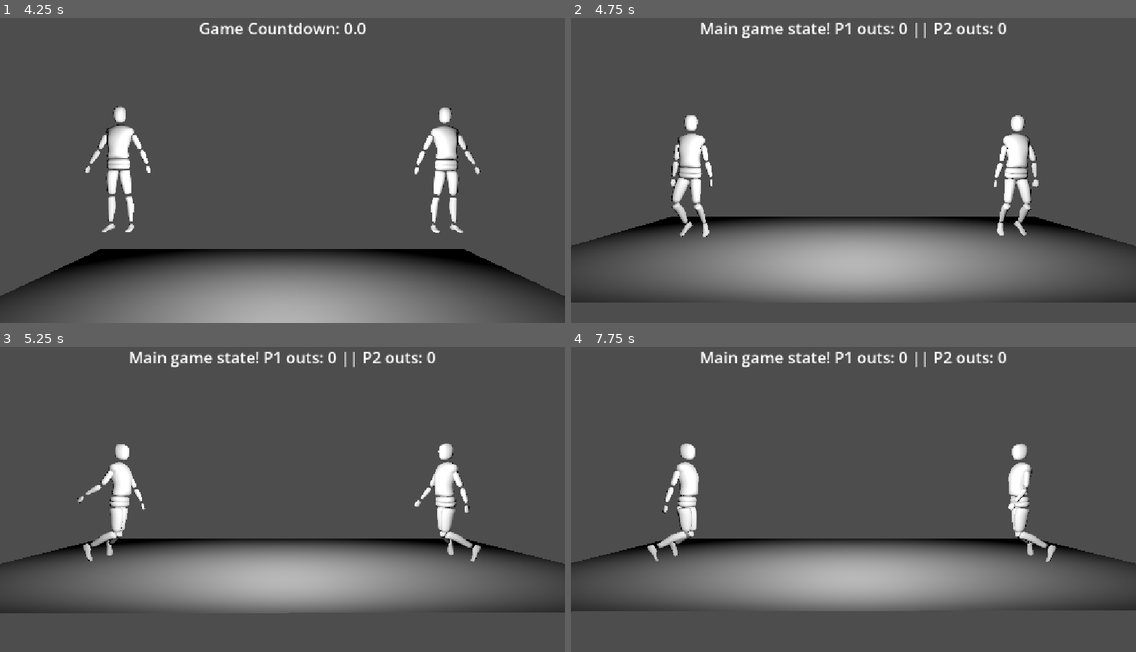
Above: before the commit, frames 1-4 (two rows, left to right).
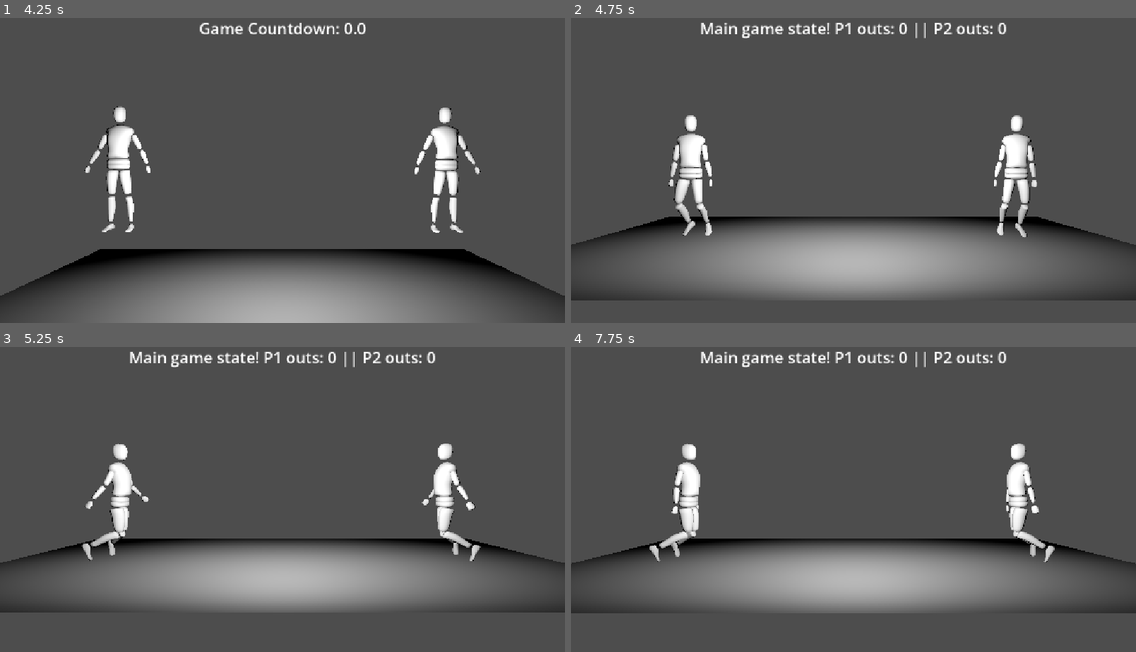
Above: after the commit, the same moments.

Repository: The-MEDINA/SNAP-back
Game: Godot game, scene res://Scenes/controlsTesting.tscn
Same seed, same stepped clock (60 frames per second), same inputs: the game is played once before the commit and once after it.
Inputs (mouse positions are in pixels of both pictures, inside the frame that each line leads up to):
- Up to frame 1 (4.25 s): tap Enter at 0.5 s; move the mouse to (406, 149) at 0.52 s; press the mouse at (406, 149) at 0.53 s; hold D (LeftThumbstickRight) 0.53-1.28 s; tap 3 (DebugStart) at 1.25 s; move the mouse to (169, 179) at 1.27 s; release the mouse at (169, 179) at 1.28 s; hold 1 (DebugPlayer1Down) 1.28-2.03 s; right-click (169, 179) at 1.35 s; move the mouse to (339, 94) at 2.02 s; hold D (LeftThumbstickRight) 2.03-2.78 s; hold Space (Select) 2.03-2.78 s; move the mouse to (254, 228) at 2.77 s; hold W (LeftThumbstickUp) 2.78-3.53 s; click (254, 228) at 2.85 s; move the mouse to (452, 213) at 3.52 s; hold S (LeftThumbstickDown) from 3.53 s (still down); hold Right mouse button (RightTrigger) from 3.53 s (still down)
- Up to frame 2 (4.75 s): keep holding S (LeftThumbstickDown); move the mouse to (684, 115) at 4.27 s; release Right mouse button (RightTrigger) at 4.28 s; tap Space (Select) at 4.35 s
- Up to frame 3 (5.25 s): move the mouse to (310, 493) at 5.02 s; release S (LeftThumbstickDown) at 5.03 s; press the mouse at (310, 493) at 5.03 s; hold 1 (DebugPlayer1Down) from 5.03 s (still down)
- Up to frame 4 (7.75 s): move the mouse to (768, 414) at 5.77 s; release 1 (DebugPlayer1Down) at 5.78 s; release the mouse at (768, 414) at 5.78 s; hold D (LeftThumbstickRight) 5.78-6.53 s; right-click (768, 414) at 5.85 s; move the mouse to (977, 478) at 6.52 s; hold W (LeftThumbstickUp) 6.53-7.28 s; hold Space (Select) 6.53-7.28 s; move the mouse to (740, 508) at 7.27 s; hold D (LeftThumbstickRight) from 7.28 s (still down); click (740, 508) at 7.35 s

Frame 1 is identical in both runs. In frame 2, 1.6% of the frame differs, in the area x 0-100%, y 31-94%; in frame 3, 1.4%; in frame 4, 1.6%, in the area x 0-100%, y 31-88%.

Commit message:
Character standing on feet WIP

Diff:
--- a/snap-back/Character/bottom_1.tscn
+++ b/snap-back/Character/bottom_1.tscn
@@ -36,10 +36,10 @@
 [node name="PhysicalBoneSimulator3D" type="PhysicalBoneSimulator3D" parent="ArmatureBottom/Skeleton3D" parent_id_path=PackedInt32Array(1387098820) index="1" unique_id=811698593]
 
 [node name="Physical Bone RootHip" type="PhysicalBone3D" parent="ArmatureBottom/Skeleton3D/PhysicalBoneSimulator3D" index="0" unique_id=689068339]
-transform = Transform3D(0.08975667, -0.99596375, -3.2971005e-07, -1.4025811e-05, -1.5950582e-06, 1, -0.99596375, -0.08975667, -1.41123655e-05, 1.0742895e-08, -0.055213884, 0.02947798)
+transform = Transform3D(0.08975667, -0.99596375, -3.2997144e-07, -1.4022899e-05, -1.5950582e-06, 1, -0.99596375, -0.08975667, -1.4109465e-05, 1.0742895e-08, -0.055213884, 0.02947798)
 visible = false
-joint_offset = Transform3D(1, 0, 0, 0, 1, 0, 0, 0, 1, 5.689702e-09, 6.7055863e-09, 0.013876021)
-body_offset = Transform3D(1, -5.9604645e-08, -4.100384e-07, -4.100384e-07, 3.3523975e-09, -1, 0, 1, 3.3512606e-09, 0, 0.013876021, -6.7520887e-09)
+joint_offset = Transform3D(1, 0, 0, 0, 1, 0, 0, 0, 1, 5.730099e-09, 6.7055863e-09, 0.013876021)
+body_offset = Transform3D(1, -5.9604645e-08, -4.129497e-07, -4.129497e-07, 3.3523975e-09, -1, 0, 1, 3.3512606e-09, 0, 0.013876021, -6.7520887e-09)
 mass = 0.5
 angular_damp_mode = 1
 angular_damp = 100.0
@@ -50,10 +50,10 @@
 shape = SubResource("BoxShape3D_wfeev")
 
 [node name="Physical Bone HipL" type="PhysicalBone3D" parent="ArmatureBottom/Skeleton3D/PhysicalBoneSimulator3D" index="1" unique_id=145298632]
-transform = Transform3D(-4.598264e-08, -1.6253401e-07, -1, 0.99596256, 0.08977063, -6.0387755e-08, 0.08977063, -0.99596256, 1.5774987e-07, 0.045594558, -0.069089904, 0.02947818)
+transform = Transform3D(-4.598264e-08, -1.6244303e-07, -1, 0.99596256, 0.08977063, -6.03796e-08, 0.08977063, -0.99596256, 1.5765926e-07, 0.045594558, -0.069089904, 0.02947818)
 joint_type = 3
-joint_offset = Transform3D(1, 0, 0, 0, 1, 0, 0, 0, 1, 4.1437415e-10, 7.546879e-09, 0.04559455)
-body_offset = Transform3D(1, -4.5448542e-07, -9.088163e-09, 1.3622108e-08, 3.863164e-08, -1.0000001, 5.066395e-07, 1, -2.1120599e-09, 0, 0.045594554, -7.450581e-09)
+joint_offset = Transform3D(1, 0, 0, 0, 1, 0, 0, 0, 1, 4.1437437e-10, 7.542732e-09, 0.04559455)
+body_offset = Transform3D(1, -4.5448542e-07, -9.088168e-09, 1.3622108e-08, 3.8722618e-08, -1.0000001, 5.066395e-07, 1, -2.0210962e-09, 0, 0.045594554, -7.450581e-09)
 bone_name = "HipL"
 joint_constraints/angular_limit_enabled = true
 joint_constraints/angular_limit_upper = 90.0
@@ -68,11 +68,11 @@
 disabled = true
 
 [node name="Physical Bone ThighL" type="PhysicalBone3D" parent="ArmatureBottom/Skeleton3D/PhysicalBoneSimulator3D" index="2" unique_id=138587844]
-transform = Transform3D(0.100157194, -0.9901095, -0.098242946, 0.1197091, -0.08603075, 0.9890745, -0.9877441, -0.11082349, 0.109908506, 0.11058243, -0.2643342, 0.0077820458)
+transform = Transform3D(0.100157194, -0.9901095, -0.098242946, 0.1197091, -0.08603075, 0.9890745, -0.9877441, -0.11082349, 0.1099085, 0.11058243, -0.2643342, 0.0077820458)
 visible = false
 joint_type = 2
-joint_offset = Transform3D(1, 0, 0, 0, 1, 0, 0, 0, 1, -8.089135e-08, 6.2419915e-08, 0.19740099)
-body_offset = Transform3D(1.0000001, -3.7252903e-08, 4.0978193e-07, 3.427267e-07, -2.8871e-07, -1, 0, 1.0000002, -2.7846545e-07, 0, 0.19740099, -7.450581e-09)
+joint_offset = Transform3D(1, 0, 0, 0, 1, 0, 0, 0, 1, -7.9420595e-08, 6.260376e-08, 0.19740099)
+body_offset = Transform3D(1.0000001, -3.7252903e-08, 4.0233135e-07, 3.427267e-07, -2.8871e-07, -1, 0, 1.0000002, -2.7939677e-07, 0, 0.19740099, -7.450581e-09)
 bone_name = "ThighL"
 joint_constraints/swing_span = 45.0
 joint_constraints/twist_span = 90.0
@@ -85,12 +85,12 @@
 shape = SubResource("CapsuleShape3D_wfeev")
 
 [node name="Physical Bone CalfL" type="PhysicalBone3D" parent="ArmatureBottom/Skeleton3D/PhysicalBoneSimulator3D" index="3" unique_id=1793242508]
-transform = Transform3D(0.04556067, 0.010271612, -0.99890876, 0.11168428, -0.99373055, -0.005124396, -0.9926988, -0.11132894, -0.046422202, 0.14212614, -0.6643913, -0.03994967)
+transform = Transform3D(0.04556067, 0.010271612, -0.99890876, 0.11168428, -0.99373055, -0.0051243957, -0.9926988, -0.11132894, -0.046422206, 0.14212614, -0.6643913, -0.03994967)
 visible = false
 joint_type = 3
 joint_offset = Transform3D(0.99999106, 2.7755356e-17, -7.450558e-09, 0, 0.9999921, 3.725279e-09, 7.450514e-09, -3.7252608e-09, 0.99999696, -0.0035247114, -0.20655201, 0.009878954)
 joint_rotation = Vector3(-3.7252903e-09, -7.450581e-09, 0)
-body_offset = Transform3D(0.9984643, -0.019517764, -0.051847387, 0.017042324, 0.99871314, -0.047764253, 0.05271291, 0.04680733, 0.9975123, 6.3329935e-08, 0.20681813, -4.3213367e-07)
+body_offset = Transform3D(0.9984643, -0.019517764, -0.05184739, 0.017042324, 0.99871314, -0.04776425, 0.05271291, 0.04680733, 0.9975123, 6.3329935e-08, 0.20681813, -4.3213367e-07)
 friction = 0.1
 bounce = 0.1
 bone_name = "CalfL"
@@ -106,10 +106,10 @@
 shape = SubResource("CapsuleShape3D_r8iig")
 
 [node name="Physical Bone HipR" type="PhysicalBone3D" parent="ArmatureBottom/Skeleton3D/PhysicalBoneSimulator3D" index="4" unique_id=121936568]
-transform = Transform3D(-9.441386e-08, -6.394245e-08, 1, -0.089771144, 0.9959625, 5.5208634e-08, -0.99596244, -0.08977115, -9.977285e-08, -0.045594547, -0.06909003, 0.029478291)
+transform = Transform3D(-9.443661e-08, -6.391971e-08, 1, -0.089771144, 0.9959625, 5.518394e-08, -0.99596244, -0.08977115, -9.979345e-08, -0.045594547, -0.06909003, 0.029478291)
 joint_type = 3
-joint_offset = Transform3D(1, 0, 0, 0, 1, 0, 0, 0, 1, 9.5559415e-08, 1.3363967e-07, 0.045594554)
-body_offset = Transform3D(1, -7.450581e-09, 6.932352e-08, -2.4436844e-09, -7.769393e-09, -1, 0, 1.0000001, 1.0325079e-08, -9.872019e-08, 0.045594554, -1.3411045e-07)
+joint_offset = Transform3D(1, 0, 0, 0, 1, 0, 0, 0, 1, 9.5558384e-08, 1.3364071e-07, 0.045594554)
+body_offset = Transform3D(1, -7.450581e-09, 6.934626e-08, -2.42094e-09, -7.792138e-09, -1, 0, 1.0000001, 1.0302332e-08, -9.872019e-08, 0.045594554, -1.3411045e-07)
 bone_name = "HipR"
 joint_constraints/angular_limit_enabled = true
 joint_constraints/angular_limit_upper = 90.0
--- a/snap-back/Scripts/characterController.gd
+++ b/snap-back/Scripts/characterController.gd
@@ -3,7 +3,7 @@
 # Physics values
 @export var upperArmMovementStrength = 1.5
 @export var calfMovementStrength = 5.0
-@export var heightToRunMaintenance = 0.83
+@export var heightToRunMaintenance = 0.95
 @export var uprightMaintenanceStrength = 65.0
 @export var rotationSpeed = 10.0
 @export var rotationDamping = 300.0
@@ -80,6 +80,7 @@
 
 # Misc
 var grounded: bool
+var groundedRayResult
 
 # Called when the node enters the scene tree for the first time.
 func _ready() -> void:
@@ -121,8 +122,8 @@
 	# Hit only layer 4 (4th bit position for 4th layer, 1000 in binary == 8 in decimal)
 	query.collision_mask = 8
 	var space = get_world_3d().direct_space_state
-	var result = space.intersect_ray(query)
-	grounded = result.size() > 0
+	groundedRayResult = space.intersect_ray(query)
+	grounded = groundedRayResult.size() > 0
 	# Series of function calls for handling physics and input
 	if grounded && !splitPlayers:
 		_keepUpright()
@@ -153,10 +154,14 @@
 		return
 	axis = axis.normalized()
 	# Rotation direction * angle to rotate (stronger rotation when angle is higher) * additional strength
-	var correction = axis * angle * uprightMaintenanceStrength
+	var correction = axis * angle * uprightMaintenanceStrength # * (0.1 if angle < 10.0 else 1.0)
 	# Rotate torso, apply oppsoite rotation to pelvis to avoid spinning forever
 	topJoint.angular_velocity += correction
 	bottomJoint.angular_velocity -= correction
+	# If angle is close enough to being upright, keep character standing up
+	#if angle < 5.0:
+		#if groundedRayResult.position.y + 0.75 > bottomJoint.global_position.y:
+			#topJoint.linear_velocity += Vector3.UP * abs(groundedRayResult.position.y - bottomJoint.global_position.y)
 
 
 # Reduce movement to make player slide less
@@ -269,7 +274,8 @@
 	# If any form of leg input change is present, raise character up to prevent impact on floor
 	if !splitPlayers && grounded:
 		var inputChange = abs(rightCalfInputChange.length()) + abs(leftCalfInputChange.length())
-		bottomJoint.linear_velocity += Vector3.UP * inputChange * 9.81 / 2.0
+		if (inputChange > 0):
+			bottomJoint.linear_velocity += Vector3.UP * inputChange * 9.81 / 2.0
 	# Save thumbstick positions for use on next tick
 	lastLeftCalfInput = leftCalfInput
 	lastRightCalfInput = rightCalfInput
